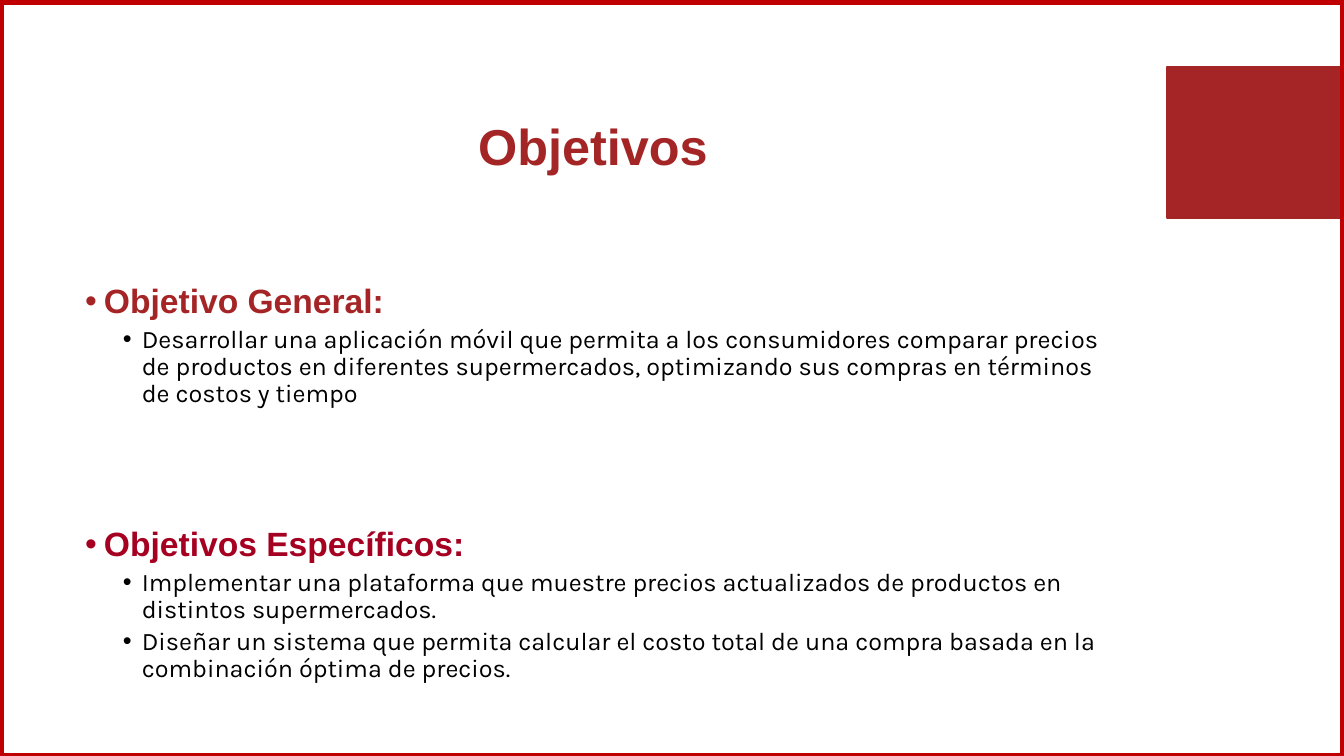
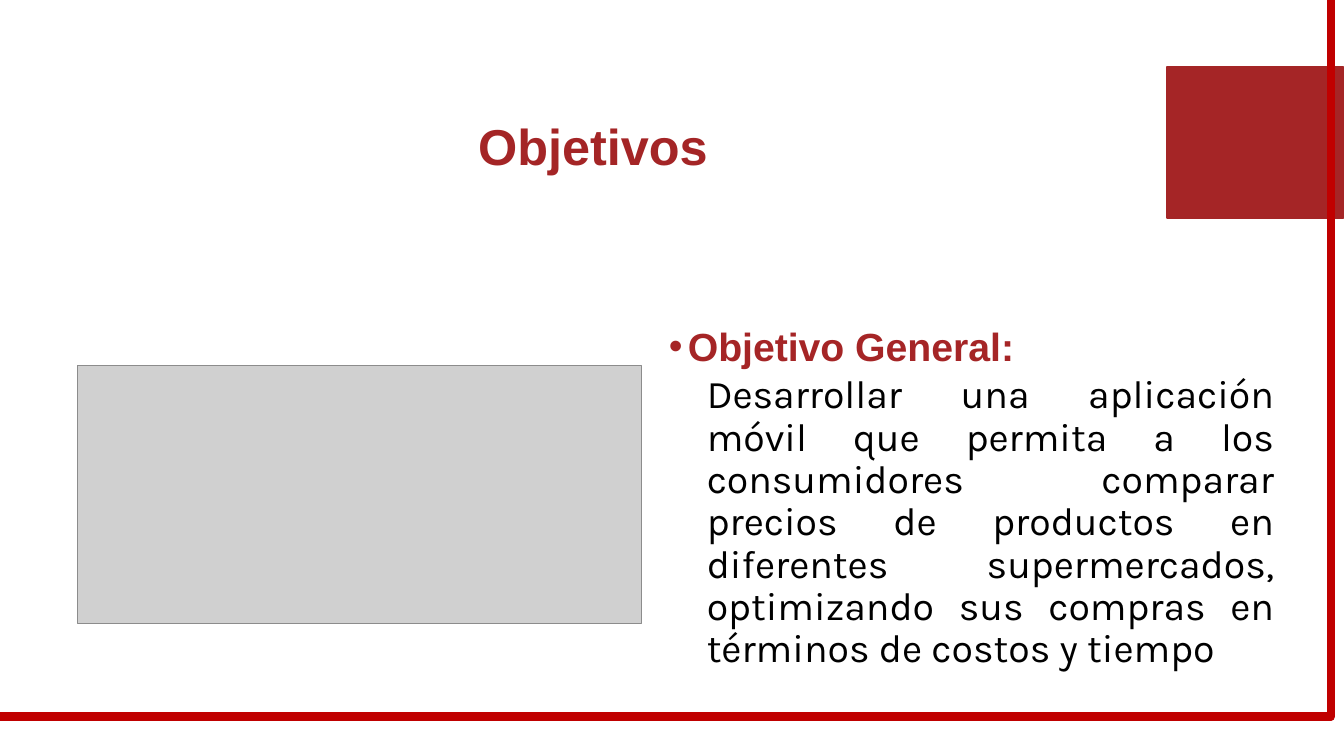
Before and after one commit to Huascar22/ProyectoPlantilla, a slide deck: slide 10 of plantilla.pptx (slide 8 before the commit). Drawn at 1344x756 pixels with LibreOffice and Linux fonts; fonts in the diff are those of the drawing; grey boxes stand for pictures; background and template pictures are left out. Boxes give left, top, right and bottom in pixels: in the first picture for what was removed or moved away, otherwise in the second. Text is boxed around its words. In the diff, an @@ line names an element or a change of style, - is before the commit and + after.

Commit message:
Images

```diff
--- a/plantilla.pptx
+++ b/plantilla.pptx
@@ rectangle: place and size @@
-rectangle at [0, 1, 1344, 756]
+rectangle at [0, 0, 1331, 717]
@@ text "Objetivo General:": place and size @@
-text "Objetivo General:" at [104, 288, 1098, 409]
+text "Objetivo General:" at [688, 332, 1274, 672]
@@ text "Objetivo General:" at [688, 332, 1274, 672]: size 24 to 28 pt in "Objetivo General:"; size 18 to 28 pt; alignment left to justified; bullet • to none @@
@@ picture added at [78, 366, 641, 623] @@
@@ text removed at [104, 531, 1095, 683] @@
-• Objetivos Específicos:
-  • Implementar una plataforma que muestre precios actualizados de productos en distintos supermercados.
-  • Diseñar un sistema que permita calcular el costo total de una compra basada en la combinación óptima de precios.
```
Also in this commit, not shown: 5 other slides changed, 4 slides added, 1 slide removed.
